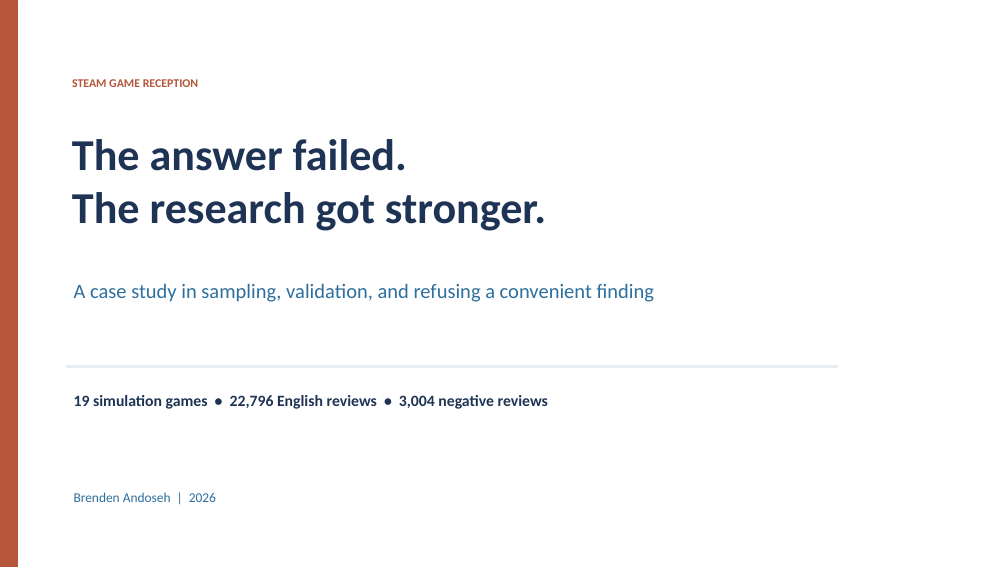
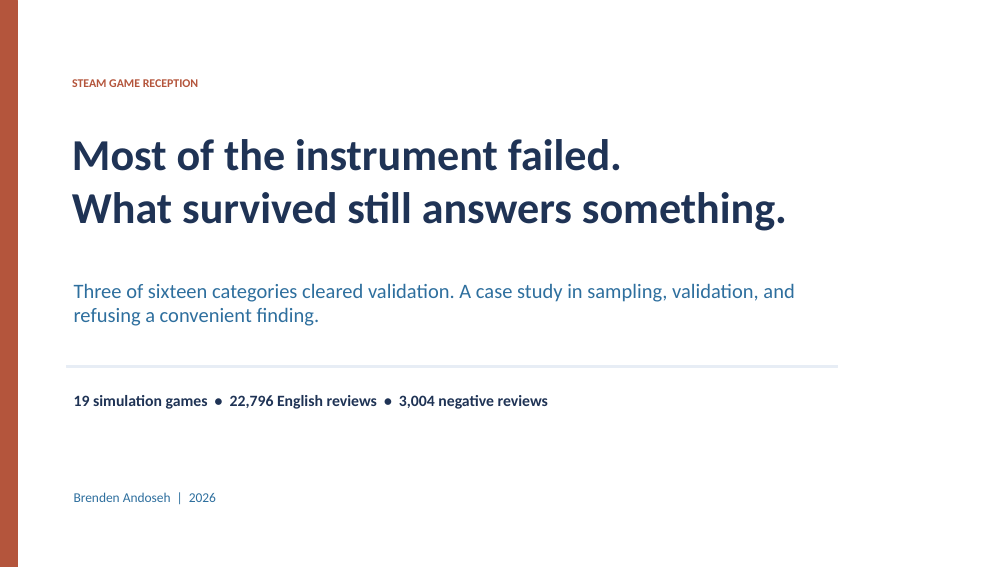
Before and after one commit to brendenandoseh-code/steam-game-reception, a slide deck: slide 1 of Steam_Game_Reception_Validation_Deck.pptx. Drawn at 1008x567 pixels with LibreOffice and Linux fonts; fonts in the diff are those of the drawing. Boxes give left, top, right and bottom in pixels: in the first picture for what was removed or moved away, otherwise in the second. Text is boxed around its words. In the diff, an @@ line names an element or a change of style, - is before the commit and + after.

```diff
--- a/Steam_Game_Reception_Validation_Deck.pptx
+++ b/Steam_Game_Reception_Validation_Deck.pptx
@@ text at [72,139,787,231]: text changed @@
-The answer failed.
-The research got stronger.
+Most of the instrument failed.
+What survived still answers something.
@@ text at [74,283,794,326]: text changed @@
-A case study in sampling, validation, and refusing a convenient finding
+Three of sixteen categories cleared validation. A case study in sampling, validation, and refusing a convenient finding.
```
Also in this commit, not shown: 2 other slides changed, 1 slide added, 3 other files.
